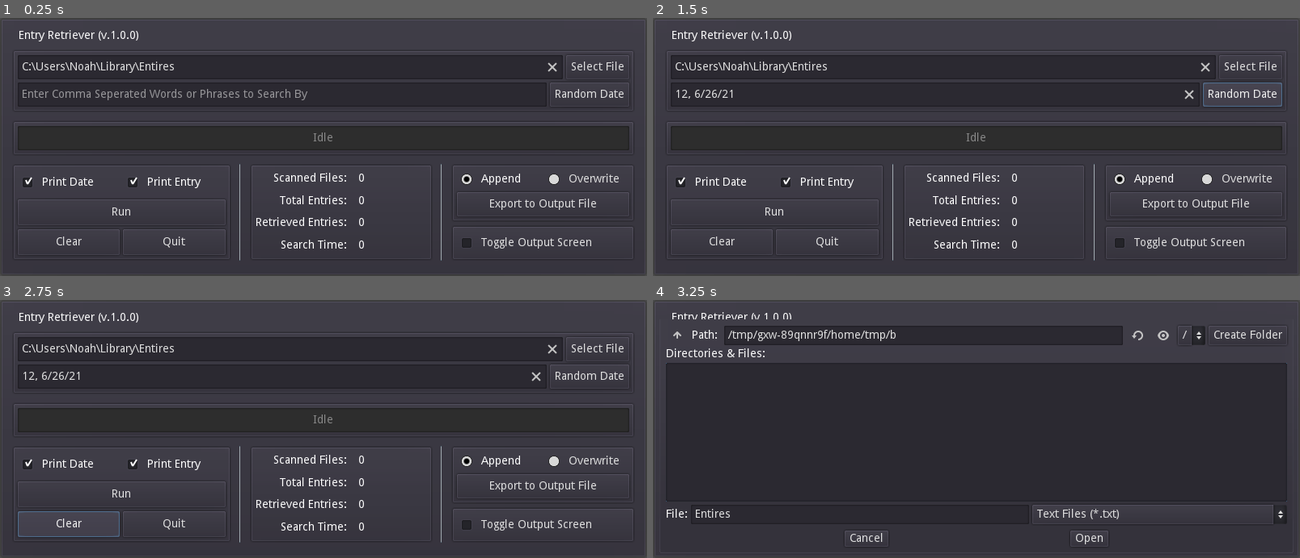
Above: before the commit, frames 1-4 (two rows, left to right).
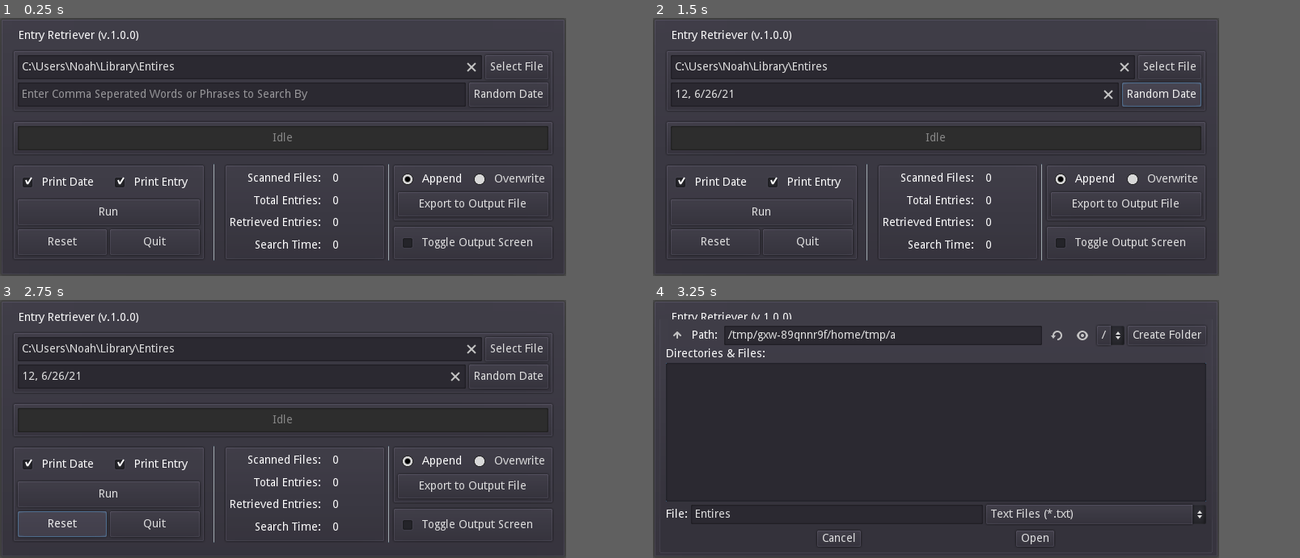
Above: after the commit, the same moments.

Repository: PlainOldNoah/file-retriever
Game: Godot game, scene res://Main.tscn
The game is run twice, just before and just after one commit, with the same random seed, the same clock (stepped at 60 frames per second) and the same inputs.
Inputs (mouse positions are in pixels of both pictures, inside the frame that each line leads up to):
- Up to frame 1 (0.25 s): no input
- Up to frame 2 (1.5 s): click (937, 95) at 0.52 s; type "12" at 0.6 s; click "Random Date" at 1.25 s
- Up to frame 3 (2.75 s): click "Clear" (after the commit: "Reset") at 2 s
- Up to frame 4 (3.25 s): click "Select File" at 2.75 s
In our replay, the window is 800x320 before the commit and 700x320 after it. These sizes can differ from the game's own. Grey fills any space a smaller window leaves; there, only what the larger window draws over its background counts as a difference.

The runs differ from the first frame. In frame 1, 5.5% of the frame differs, in the area x 7-98%, y 0-95%; in frame 2, 6.4%; in frame 3, 5.6%; in frame 4, 2.2%.

Commit message:
Attempted bug fixing

Diff:
--- a/EntryRetriever/Main.gd
+++ b/EntryRetriever/Main.gd
@@ -1,11 +1,11 @@
 extends PanelContainer
 
-const windowSize = Vector2(800, 320)
-const bigWindowSize = Vector2(800, 720)
+const windowSize = Vector2(700, 320)
+const bigWindowSize = Vector2(700, 720)
 
 var inputFolderFormat = "Logs - *"
 var inputFileFormat = "(??) * - *"
-var entryHeaderFormat = "*/*/*, *"
+var entryHeaderFormat = "*/*/*, *day"
 
 enum INPUT_TYPES {DIRECTORY, FILE, FILES}
 var inputType
@@ -47,6 +47,10 @@
 	reset_Statistics()
 	rng.randomize()
 
+func _unhandled_input(event):
+	#Removes focus from any other control node to allow ui_accept to press the 'run' button
+	if event.is_action_pressed("ui_accept") and get_focus_owner() != null:
+		get_focus_owner().release_focus()
 
 func reset_Statistics():
 	FileCountOutput.text = "0"
@@ -259,7 +263,7 @@
 
 
 func _on_RandomDate_pressed():
-	if not searchKeyArray.empty():
+	if not SearchKeyInput.text.empty():
 		SearchKeyInput.text += ", "
 	SearchKeyInput.text += generate_rand_date()
 	parse_Search_Keys()
--- a/EntryRetriever/Main.tscn
+++ b/EntryRetriever/Main.tscn
@@ -1,13 +1,19 @@
-[gd_scene load_steps=3 format=2]
+[gd_scene load_steps=5 format=2]
 
 [ext_resource path="res://Main.gd" type="Script" id=1]
 
-[sub_resource type="ButtonGroup" id=1]
+[sub_resource type="InputEventAction" id=1]
+action = "ui_accept"
+
+[sub_resource type="ShortCut" id=2]
+shortcut = SubResource( 1 )
+
+[sub_resource type="ButtonGroup" id=3]
 
 [node name="PanelContainer" type="PanelContainer"]
 anchor_right = 1.0
 anchor_bottom = 1.0
-rect_min_size = Vector2( 800, 320 )
+rect_min_size = Vector2( 700, 320 )
 size_flags_horizontal = 3
 size_flags_vertical = 3
 script = ExtResource( 1 )
@@ -18,7 +24,7 @@
 [node name="MarginContainer" type="MarginContainer" parent="."]
 margin_left = 7.0
 margin_top = 7.0
-margin_right = 793.0
+margin_right = 693.0
 margin_bottom = 313.0
 custom_constants/margin_right = 8
 custom_constants/margin_top = 8
@@ -31,7 +37,7 @@
 [node name="GUI" type="VBoxContainer" parent="MarginContainer"]
 margin_left = 8.0
 margin_top = 8.0
-margin_right = 778.0
+margin_right = 678.0
 margin_bottom = 298.0
 custom_constants/separation = 10
 __meta__ = {
@@ -39,28 +45,28 @@
 }
 
 [node name="Label" type="Label" parent="MarginContainer/GUI"]
-margin_right = 770.0
+margin_right = 670.0
 margin_bottom = 14.0
 text = "  Entry Retriever (v.1.0.0)"
 valign = 1
 
 [node name="PanelContainer" type="PanelContainer" parent="MarginContainer/GUI"]
 margin_top = 24.0
-margin_right = 770.0
+margin_right = 670.0
 margin_bottom = 102.0
 
 [node name="VBoxContainer" type="VBoxContainer" parent="MarginContainer/GUI/PanelContainer"]
 margin_left = 7.0
 margin_top = 7.0
-margin_right = 763.0
+margin_right = 663.0
 margin_bottom = 71.0
 
 [node name="HBoxContainer" type="HBoxContainer" parent="MarginContainer/GUI/PanelContainer/VBoxContainer"]
-margin_right = 756.0
+margin_right = 656.0
 margin_bottom = 30.0
 
 [node name="SelectionInput" type="LineEdit" parent="MarginContainer/GUI/PanelContainer/VBoxContainer/HBoxContainer"]
-margin_right = 674.0
+margin_right = 574.0
 margin_bottom = 30.0
 rect_min_size = Vector2( 0, 30 )
 size_flags_horizontal = 3
@@ -72,8 +78,8 @@
 caret_blink_speed = 0.5
 
 [node name="FileSelect" type="Button" parent="MarginContainer/GUI/PanelContainer/VBoxContainer/HBoxContainer"]
-margin_left = 678.0
-margin_right = 756.0
+margin_left = 578.0
+margin_right = 656.0
 margin_bottom = 30.0
 rect_min_size = Vector2( 0, 30 )
 size_flags_horizontal = 8
@@ -82,11 +88,11 @@
 
 [node name="HBoxContainer2" type="HBoxContainer" parent="MarginContainer/GUI/PanelContainer/VBoxContainer"]
 margin_top = 34.0
-margin_right = 756.0
+margin_right = 656.0
 margin_bottom = 64.0
 
 [node name="SearchKeyInput" type="LineEdit" parent="MarginContainer/GUI/PanelContainer/VBoxContainer/HBoxContainer2"]
-margin_right = 654.0
+margin_right = 554.0
 margin_bottom = 30.0
 rect_min_size = Vector2( 0, 30 )
 size_flags_horizontal = 3
@@ -96,14 +102,14 @@
 caret_blink_speed = 0.5
 
 [node name="RandomDate" type="Button" parent="MarginContainer/GUI/PanelContainer/VBoxContainer/HBoxContainer2"]
-margin_left = 658.0
-margin_right = 756.0
+margin_left = 558.0
+margin_right = 656.0
 margin_bottom = 30.0
 text = "Random Date"
 
 [node name="Progress" type="PanelContainer" parent="MarginContainer/GUI"]
 margin_top = 112.0
-margin_right = 770.0
+margin_right = 670.0
 margin_bottom = 156.0
 size_flags_horizontal = 3
 size_flags_stretch_ratio = 0.5
@@ -111,7 +117,7 @@
 [node name="VBoxContainer" type="VBoxContainer" parent="MarginContainer/GUI/Progress"]
 margin_left = 7.0
 margin_top = 7.0
-margin_right = 763.0
+margin_right = 663.0
 margin_bottom = 37.0
 
 [node name="ProgressBar" type="ProgressBar" parent="MarginContainer/GUI/Progress/VBoxContainer"]
@@ -123,7 +129,7 @@
 size_flags_vertical = 3
 
 [node name="StatusBar" type="LineEdit" parent="MarginContainer/GUI/Progress/VBoxContainer"]
-margin_right = 756.0
+margin_right = 656.0
 margin_bottom = 30.0
 rect_min_size = Vector2( 0, 30 )
 size_flags_horizontal = 3
@@ -134,17 +140,17 @@
 
 [node name="LowerHalf" type="HBoxContainer" parent="MarginContainer/GUI"]
 margin_top = 166.0
-margin_right = 770.0
+margin_right = 670.0
 margin_bottom = 286.0
 
 [node name="LeftSide" type="VBoxContainer" parent="MarginContainer/GUI/LowerHalf"]
-margin_right = 271.0
+margin_right = 239.0
 margin_bottom = 120.0
 size_flags_horizontal = 3
 size_flags_stretch_ratio = 1.2
 
 [node name="OperationButtons" type="PanelContainer" parent="MarginContainer/GUI/LowerHalf/LeftSide"]
-margin_right = 271.0
+margin_right = 239.0
 margin_bottom = 120.0
 size_flags_horizontal = 3
 size_flags_vertical = 3
@@ -152,20 +158,20 @@
 [node name="VBoxContainer" type="VBoxContainer" parent="MarginContainer/GUI/LowerHalf/LeftSide/OperationButtons"]
 margin_left = 7.0
 margin_top = 7.0
-margin_right = 264.0
+margin_right = 232.0
 margin_bottom = 113.0
 size_flags_horizontal = 3
 size_flags_vertical = 3
 custom_constants/separation = 5
 
 [node name="HBoxContainer2" type="HBoxContainer" parent="MarginContainer/GUI/LowerHalf/LeftSide/OperationButtons/VBoxContainer"]
-margin_right = 257.0
+margin_right = 225.0
 margin_bottom = 32.0
 size_flags_horizontal = 3
 size_flags_vertical = 3
 
 [node name="PrintDate" type="CheckBox" parent="MarginContainer/GUI/LowerHalf/LeftSide/OperationButtons/VBoxContainer/HBoxContainer2"]
-margin_right = 126.0
+margin_right = 110.0
 margin_bottom = 32.0
 size_flags_horizontal = 3
 size_flags_vertical = 3
@@ -177,8 +183,8 @@
 }
 
 [node name="PrintEntry" type="CheckBox" parent="MarginContainer/GUI/LowerHalf/LeftSide/OperationButtons/VBoxContainer/HBoxContainer2"]
-margin_left = 130.0
-margin_right = 257.0
+margin_left = 114.0
+margin_right = 225.0
 margin_bottom = 32.0
 size_flags_horizontal = 3
 size_flags_vertical = 3
@@ -188,31 +194,33 @@
 
 [node name="Run" type="Button" parent="MarginContainer/GUI/LowerHalf/LeftSide/OperationButtons/VBoxContainer"]
 margin_top = 37.0
-margin_right = 257.0
+margin_right = 225.0
 margin_bottom = 69.0
 rect_min_size = Vector2( 0, 30 )
 size_flags_horizontal = 3
 size_flags_vertical = 3
+shortcut_in_tooltip = false
+shortcut = SubResource( 2 )
 text = "Run"
 
 [node name="HBoxContainer" type="HBoxContainer" parent="MarginContainer/GUI/LowerHalf/LeftSide/OperationButtons/VBoxContainer"]
 margin_top = 74.0
-margin_right = 257.0
+margin_right = 225.0
 margin_bottom = 106.0
 size_flags_horizontal = 3
 size_flags_vertical = 3
 
 [node name="Clear" type="Button" parent="MarginContainer/GUI/LowerHalf/LeftSide/OperationButtons/VBoxContainer/HBoxContainer"]
-margin_right = 126.0
+margin_right = 110.0
 margin_bottom = 32.0
 rect_min_size = Vector2( 0, 30 )
 size_flags_horizontal = 3
 size_flags_vertical = 3
-text = "Clear"
+text = "Reset"
 
 [node name="Quit" type="Button" parent="MarginContainer/GUI/LowerHalf/LeftSide/OperationButtons/VBoxContainer/HBoxContainer"]
-margin_left = 130.0
-margin_right = 257.0
+margin_left = 114.0
+margin_right = 225.0
 margin_bottom = 32.0
 rect_min_size = Vector2( 0, 30 )
 size_flags_horizontal = 3
@@ -220,19 +228,19 @@
 text = "Quit"
 
 [node name="VSeparator" type="VSeparator" parent="MarginContainer/GUI/LowerHalf"]
-margin_left = 275.0
-margin_right = 290.0
+margin_left = 243.0
+margin_right = 258.0
 margin_bottom = 120.0
 custom_constants/separation = 15
 
 [node name="MiddleSide" type="VBoxContainer" parent="MarginContainer/GUI/LowerHalf"]
-margin_left = 294.0
-margin_right = 520.0
+margin_left = 262.0
+margin_right = 461.0
 margin_bottom = 120.0
 size_flags_horizontal = 3
 
 [node name="Statistics" type="PanelContainer" parent="MarginContainer/GUI/LowerHalf/MiddleSide"]
-margin_right = 226.0
+margin_right = 199.0
 margin_bottom = 120.0
 size_flags_horizontal = 3
 size_flags_vertical = 3
@@ -240,7 +248,7 @@
 [node name="HBoxContainer" type="HBoxContainer" parent="MarginContainer/GUI/LowerHalf/MiddleSide/Statistics"]
 margin_left = 7.0
 margin_top = 7.0
-margin_right = 219.0
+margin_right = 192.0
 margin_bottom = 113.0
 custom_constants/separation = 10
 
@@ -292,56 +300,60 @@
 
 [node name="VBoxContainer2" type="VBoxContainer" parent="MarginContainer/GUI/LowerHalf/MiddleSide/Statistics/HBoxContainer"]
 margin_left = 127.0
-margin_right = 212.0
+margin_right = 185.0
 margin_bottom = 106.0
 size_flags_horizontal = 3
 size_flags_vertical = 3
 
 [node name="FileCount" type="Label" parent="MarginContainer/GUI/LowerHalf/MiddleSide/Statistics/HBoxContainer/VBoxContainer2"]
-margin_right = 85.0
+margin_right = 58.0
 margin_bottom = 23.0
 size_flags_horizontal = 3
 size_flags_vertical = 3
+text = "0"
 valign = 1
 
 [node name="EntryCount" type="Label" parent="MarginContainer/GUI/LowerHalf/MiddleSide/Statistics/HBoxContainer/VBoxContainer2"]
 margin_top = 27.0
-margin_right = 85.0
+margin_right = 58.0
 margin_bottom = 50.0
 size_flags_horizontal = 3
 size_flags_vertical = 3
+text = "0"
 valign = 1
 
 [node name="MatchCount" type="Label" parent="MarginContainer/GUI/LowerHalf/MiddleSide/Statistics/HBoxContainer/VBoxContainer2"]
 margin_top = 54.0
-margin_right = 85.0
+margin_right = 58.0
 margin_bottom = 77.0
 size_flags_horizontal = 3
 size_flags_vertical = 3
+text = "0"
 valign = 1
 
 [node name="ElapsedTime" type="Label" parent="MarginContainer/GUI/LowerHalf/MiddleSide/Statistics/HBoxContainer/VBoxContainer2"]
 margin_top = 81.0
-margin_right = 85.0
+margin_right = 58.0
 margin_bottom = 106.0
 size_flags_horizontal = 3
 size_flags_vertical = 3
+text = "0"
 valign = 1
 
 [node name="VSeparator2" type="VSeparator" parent="MarginContainer/GUI/LowerHalf"]
-margin_left = 524.0
-margin_right = 539.0
-margin_bottom = 120.0
-custom_constants/separation = 15
+margin_left = 465.0
+margin_right = 465.0
+margin_bottom = 120.0
+custom_constants/separation = 0
 
 [node name="RightSide" type="VBoxContainer" parent="MarginContainer/GUI/LowerHalf"]
-margin_left = 543.0
-margin_right = 770.0
+margin_left = 469.0
+margin_right = 670.0
 margin_bottom = 120.0
 size_flags_horizontal = 3
 
 [node name="Export" type="PanelContainer" parent="MarginContainer/GUI/LowerHalf/RightSide"]
-margin_right = 227.0
+margin_right = 201.0
 margin_bottom = 72.0
 size_flags_horizontal = 3
 size_flags_vertical = 3
@@ -350,36 +362,36 @@
 [node name="VBoxContainer" type="VBoxContainer" parent="MarginContainer/GUI/LowerHalf/RightSide/Export"]
 margin_left = 7.0
 margin_top = 7.0
-margin_right = 220.0
+margin_right = 194.0
 margin_bottom = 65.0
 
 [node name="HBoxContainer" type="HBoxContainer" parent="MarginContainer/GUI/LowerHalf/RightSide/Export/VBoxContainer"]
-margin_right = 213.0
+margin_right = 187.0
 margin_bottom = 24.0
 
 [node name="Append" type="CheckBox" parent="MarginContainer/GUI/LowerHalf/RightSide/Export/VBoxContainer/HBoxContainer"]
-margin_right = 104.0
+margin_right = 86.0
 margin_bottom = 24.0
 size_flags_horizontal = 3
 size_flags_vertical = 3
 custom_constants/hseparation = 10
 pressed = true
-group = SubResource( 1 )
+group = SubResource( 3 )
 text = "Append"
 
 [node name="Overwrite" type="CheckBox" parent="MarginContainer/GUI/LowerHalf/RightSide/Export/VBoxContainer/HBoxContainer"]
-margin_left = 108.0
-margin_right = 213.0
+margin_left = 90.0
+margin_right = 187.0
 margin_bottom = 24.0
 size_flags_horizontal = 3
 size_flags_vertical = 3
 custom_constants/hseparation = 10
-group = SubResource( 1 )
+group = SubResource( 3 )
 text = "Overwrite"
 
 [node name="ExportBtn" type="Button" parent="MarginContainer/GUI/LowerHalf/RightSide/Export/VBoxContainer"]
 margin_top = 28.0
-margin_right = 213.0
+margin_right = 187.0
 margin_bottom = 58.0
 rect_min_size = Vector2( 0, 30 )
 size_flags_horizontal = 3
@@ -388,7 +400,7 @@
 
 [node name="WindowToggle" type="PanelContainer" parent="MarginContainer/GUI/LowerHalf/RightSide"]
 margin_top = 76.0
-margin_right = 227.0
+margin_right = 201.0
 margin_bottom = 120.0
 size_flags_horizontal = 3
 size_flags_vertical = 3
@@ -396,7 +408,7 @@
 [node name="WindowToggleBtn" type="CheckBox" parent="MarginContainer/GUI/LowerHalf/RightSide/WindowToggle"]
 margin_left = 7.0
 margin_top = 7.0
-margin_right = 220.0
+margin_right = 194.0
 margin_bottom = 37.0
 rect_min_size = Vector2( 0, 30 )
 custom_constants/hseparation = 10
@@ -404,26 +416,26 @@
 
 [node name="OutputWindow" type="PanelContainer" parent="MarginContainer/GUI"]
 visible = false
-margin_top = 335.0
-margin_right = 770.0
-margin_bottom = 360.0
+margin_top = 296.0
+margin_right = 670.0
+margin_bottom = 490.0
 size_flags_vertical = 3
 
 [node name="TextBox" type="RichTextLabel" parent="MarginContainer/GUI/OutputWindow"]
 margin_left = 7.0
 margin_top = 7.0
-margin_right = 763.0
-margin_bottom = 18.0
+margin_right = 663.0
+margin_bottom = 187.0
 focus_mode = 2
-custom_constants/line_separation = 1
+custom_constants/line_separation = 2
 bbcode_enabled = true
 selection_enabled = true
 
 [node name="SingleInputFileDialog" type="FileDialog" parent="."]
 margin_left = 7.0
 margin_top = 7.0
-margin_right = 793.0
-margin_bottom = 313.0
+margin_right = 693.0
+margin_bottom = 333.0
 rect_min_size = Vector2( 400, 140 )
 rect_clip_content = true
 size_flags_horizontal = 3
@@ -438,9 +450,9 @@
 current_path = "/Main_Hub/Game Dev/Projects/GitEntryRetriever/EntryRetriever/"
 
 [node name="OutputFileConfirmation" type="ConfirmationDialog" parent="."]
-margin_left = 250.0
+margin_left = 200.0
 margin_top = 126.0
-margin_right = 550.0
+margin_right = 500.0
 margin_bottom = 194.0
 rect_min_size = Vector2( 300, 0 )
 rect_clip_content = true
--- a/EntryRetriever/project.godot
+++ b/EntryRetriever/project.godot
@@ -22,8 +22,12 @@
 
 [display]
 
-window/size/width=800
+window/size/width=700
 window/size/height=320
+
+[filesystem]
+
+import/size/width=800
 
 [rendering]
 
